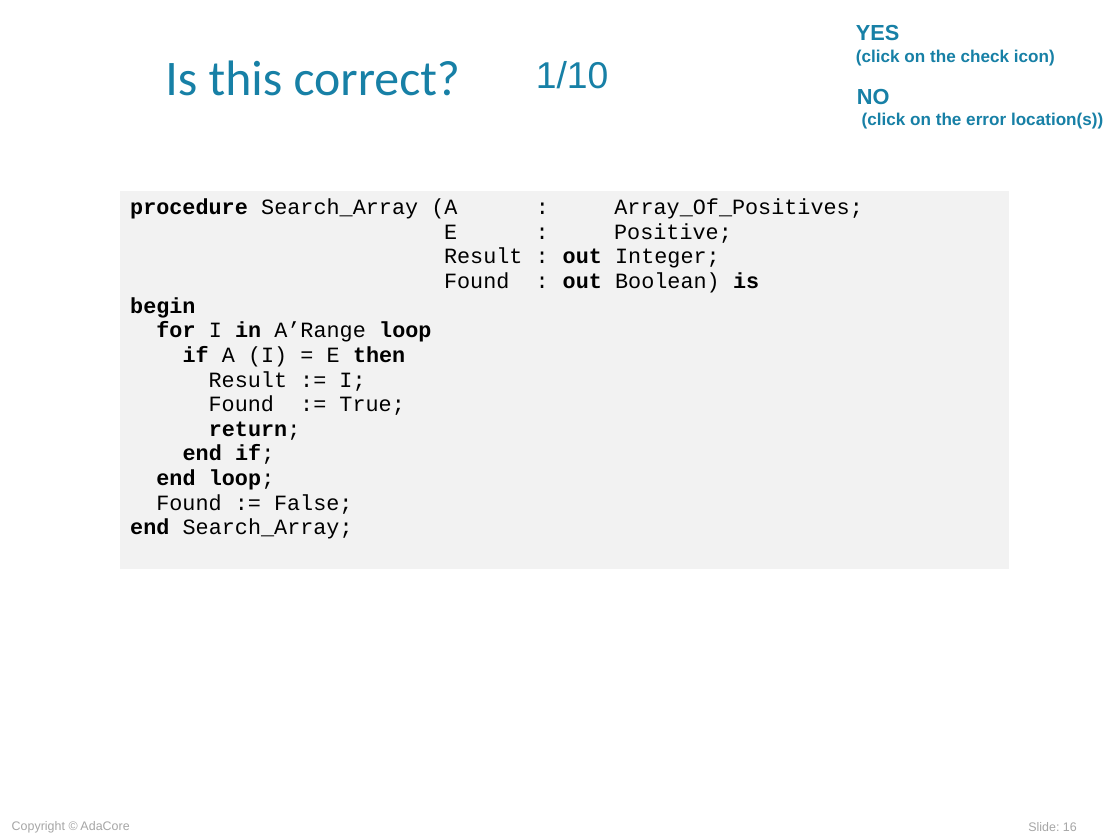
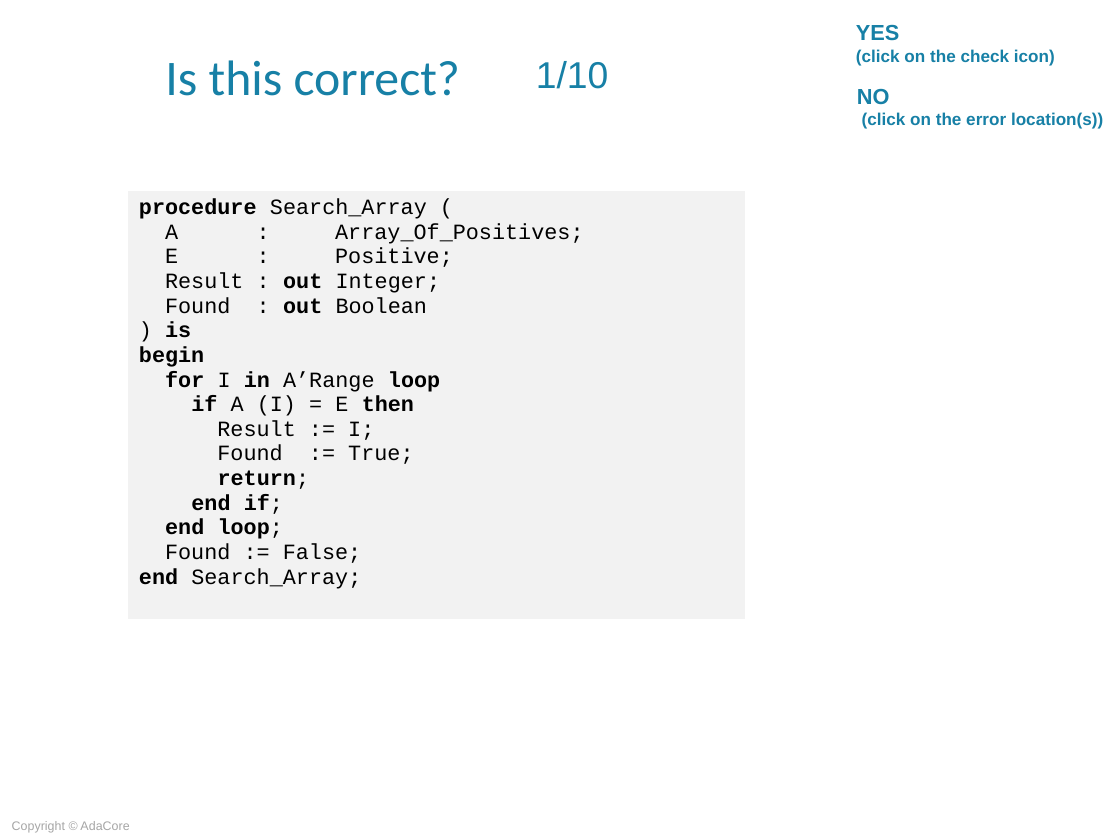
Before and after one commit to AdaCoreU/Courses, a slide deck: slide 16 of lectures/06_SPARK_2014/02_Flow_Analysis/Slides/02_Flow_Analysis.ppt. Drawn at 1120x840 pixels with LibreOffice and Linux fonts; fonts in the diff are those of the drawing; background and template pictures are left out. Boxes give left, top, right and bottom in pixels: in the first picture for what was removed or moved away, otherwise in the second. Text is boxed around its words. In the diff, an @@ line names an element or a change of style, - is before the commit and + after.

```diff
--- a/lectures/06_SPARK_2014/02_Flow_Analysis/Slides/02_Flow_Analysis.ppt
+++ b/lectures/06_SPARK_2014/02_Flow_Analysis/Slides/02_Flow_Analysis.ppt
@@ table at (128,190,745,619) @@
-row 1, column 1: procedure Search_Array (A : Array_Of_Positives; / E : Positive; / Result : out Integer; / Found : out Boolean) is / begin / for I in A’Range loop / if A (I) = E then / Result := I; / Found := True; / return; / end if; / end loop; / Found := False; / end Search_Array;
+row 1, column 1: procedure Search_Array ( / A : Array_Of_Positives; / E : Positive; / Result : out Integer; / Found : out Boolean / ) is / begin / for I in A’Range loop / if A (I) = E then / Result := I; / Found := True; / return; / end if; / end loop; / Found := False; / end Search_Array;
@@ table: place and size @@
-table at (119,190,1009,570)
+table at (128,190,745,619)
@@ page number removed at (1028,822,1077,831) @@
-Slide: 16
```
Also in this commit, not shown: 33 other slides changed, 2 slides added, 2 slides removed, 1 other file.
